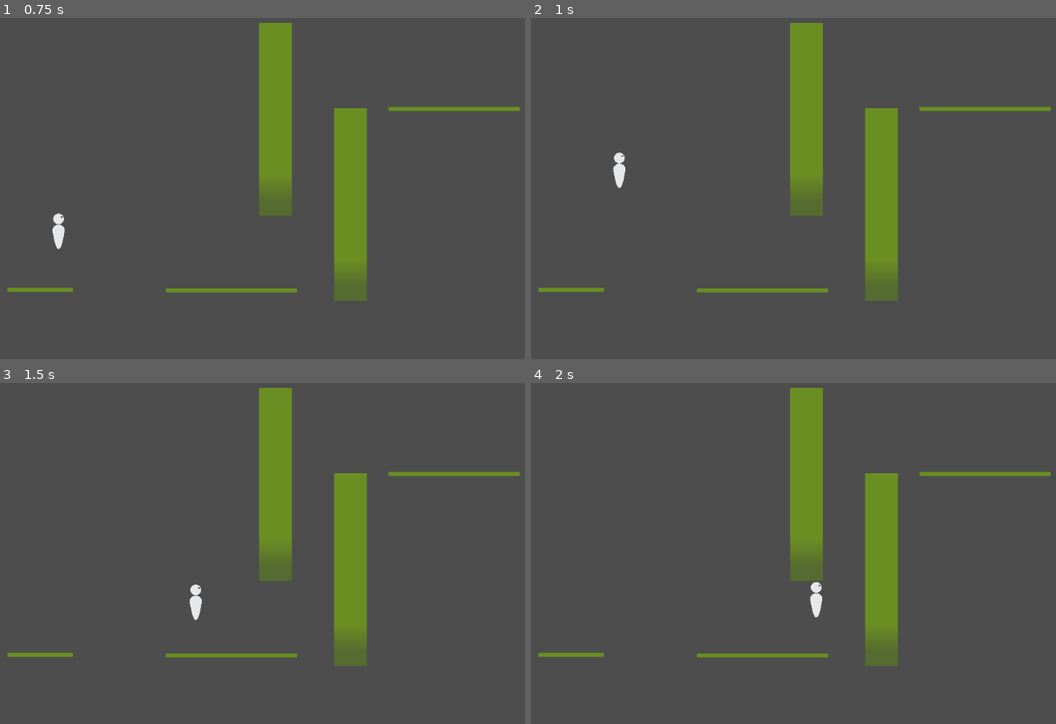
Above: before the commit, frames 1-4 (two rows, left to right).
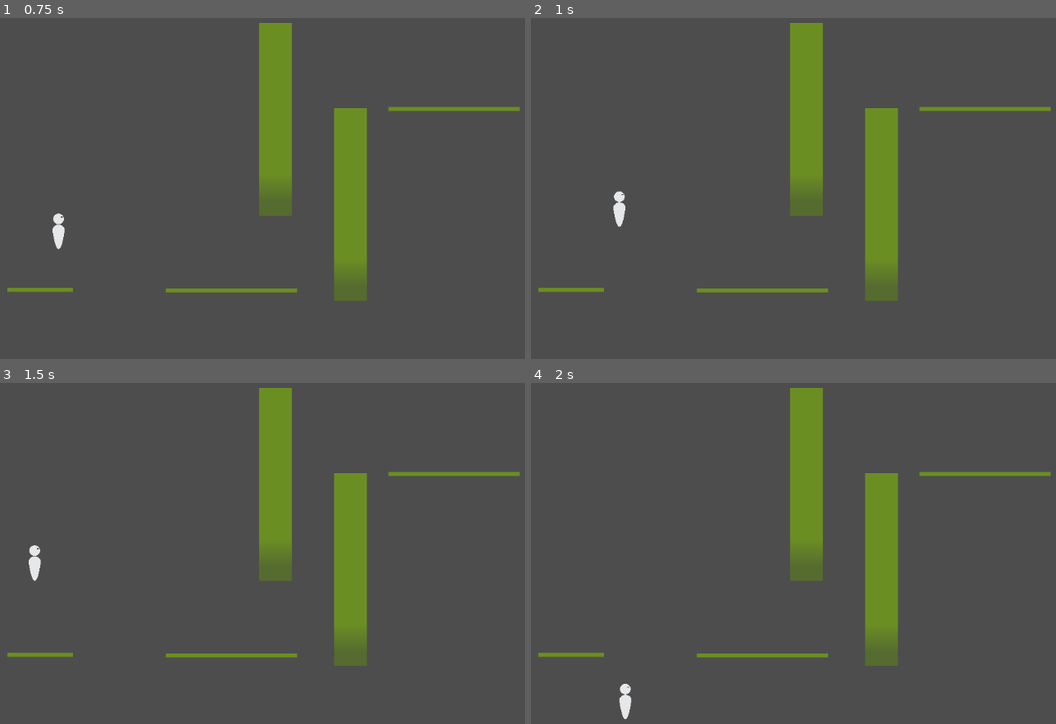
Above: after the commit, the same moments.

Repository: NeonGamerBot-QK/counterspell-boston
Game: Godot game, scene res://Levels/Demo.tscn
Same seed, same stepped clock (60 frames per second), same inputs: the game is played once before the commit and once after it.
Inputs:
- Up to frame 1 (0.75 s): hold D (right) from 0.53 s (still down); tap Space (jump) at 0.6 s
- Up to frame 2 (1 s): keep holding D (right); tap Space (jump) at 0.77 s
- Up to frame 3 (1.5 s): keep holding D (right); tap Space (jump) at 1.07 s; tap Shift (dash) at 1.35 s
- Up to frame 4 (2 s): keep holding D (right); tap Space (jump) at 1.52, 1.55, 1.82 s

Frame 1 is identical in both runs. In frame 2, 0.4% of the frame differs, in the area x 15-18%, y 39-62%; in frame 3, 0.4%; in frame 4, 0.4%, in the area x 16-56%, y 58-99%.

Commit message:
Changed to 2 walljumps

Diff:
--- a/Player/player.gd
+++ b/Player/player.gd
@@ -7,32 +7,17 @@
 const DASH_DURATION = 0.2
 const WALL_JUMP_FORCE = -800
 const WALL_JUMP_HORIZONTAL_SPEED = 200
+const MAX_WALL_JUMPS = 2
 
 var dash_time_remaining = 0
 var is_touching_wall = false
-var has_wall_jumped = false
-
-var jumps = 0
+var wall_jump_count = 0
 
 func _physics_process(delta):
 	# Dash mechanic
 	if Input.is_action_just_pressed("dash") and dash_time_remaining <= 0:
 		dash_time_remaining = DASH_DURATION
 
-	if Input.is_action_pressed("left"):
-		if $PlayerSprite.global_position.x > 30:
-			velocity.x = -SPEED
-		$PlayerSprite.flip_h = true
-
-	#Adding in a jump just once if the character is on the floor
-	if Input.is_action_just_pressed("jump"):
-		if is_on_floor():
-			jumps = 0
-
-		jumps += 1
-		if jumps <= 2:
-			print("can double jump", jumps)
-			velocity.y += JUMPFORCE/(jumps)
 	if dash_time_remaining > 0:
 		dash_time_remaining -= delta
 		if Input.is_action_pressed("right"):
@@ -57,7 +42,7 @@
 	# Adding in a jump just once if the character is on the floor
 	if Input.is_action_just_pressed("jump") and is_on_floor():
 		velocity.y = JUMPFORCE
-		has_wall_jumped = false
+		wall_jump_count = 0  # Reset wall jump count when on the floor
 
 	# Wall jump mechanic
 	if is_on_wall() and not is_on_floor():
@@ -65,19 +50,17 @@
 	else:
 		is_touching_wall = false
 
-	if Input.is_action_just_pressed("jump") and is_touching_wall and not has_wall_jumped:
+	if Input.is_action_just_pressed("jump") and is_touching_wall and wall_jump_count < MAX_WALL_JUMPS:
 		velocity.y = WALL_JUMP_FORCE
 		if Input.is_action_pressed("right"):
 			velocity.x = -WALL_JUMP_HORIZONTAL_SPEED
 		elif Input.is_action_pressed("left"):
 			velocity.x = WALL_JUMP_HORIZONTAL_SPEED
-		has_wall_jumped = true
+		wall_jump_count += 1
 
 	# This adds gravity to our character if they are not standing on something
 	if not is_on_floor():
 		velocity.y += GRAVITY
-	print($PlayerSprite.global_position.y)
-	if $PlayerSprite.global_position.x < 30:
-		velocity.x = SPEED
-	#gets it moving correctly
+
+	# gets it moving correctly
 	move_and_slide()
